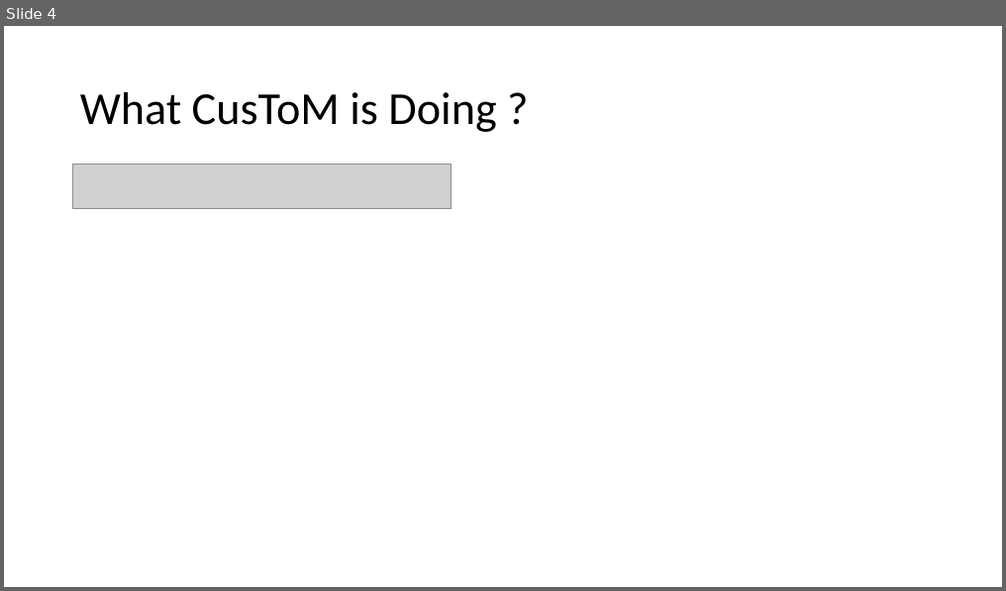
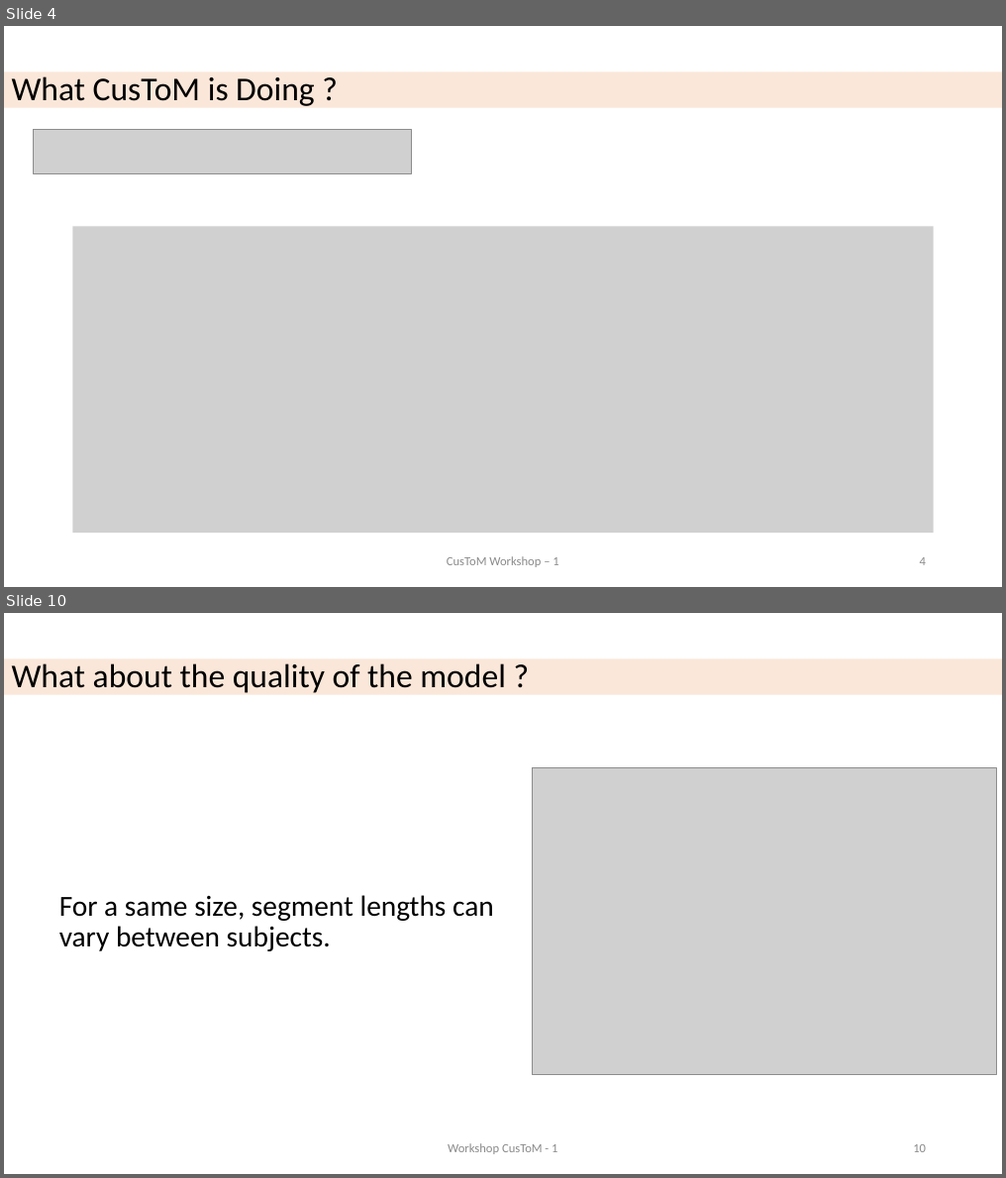
Before and after one commit to cpontonn/CusToM-Workshop, a slide deck: 1_KINEMATICS_AND_GEOMETRICAL_CALIBRATION.pptx. Shown one above the other, each under a label of ours: slide 4 before the commit, slides 4 and 10 after it; the slides between them are not shown. The pictures are 1006x591 and 1006x1178 pixels, drawn with LibreOffice and Linux fonts; fonts in the diff are those of the drawing; grey boxes stand for pictures. Boxes give left, top, right and bottom in pixels: in the first picture for what was removed or moved away, otherwise in the second. Text is boxed around its words. In the diff, an @@ line names an element or a change of style, - is before the commit and + after.

```diff
--- a/1_KINEMATICS_AND_GEOMETRICAL_CALIBRATION.pptx
+++ b/1_KINEMATICS_AND_GEOMETRICAL_CALIBRATION.pptx
@@ slide 10 added at (4, 613, 1002, 1174), background #FFFFFF @@
@@ title added at (4, 659, 1002, 694), fill #ED7D31 at 18% opacity, 32 pt, text #000000 @@
+What about the quality of the model ?
@@ picture added at (533, 768, 997, 1075) @@
@@ text added at (59, 895, 494, 952), 28 pt, text #000000 @@
+For a same size, segment lengths can vary between subjects.
@@ text added at (448, 1144, 557, 1155), 12 pt, text #8C8C8C @@
+Workshop CusToM - 1
@@ page number added at (913, 1145, 926, 1153), 12 pt, text #8C8C8C @@
+10
@@ slide 4 changed as well @@
@@ title "What CusToM is Doing ?": place and size @@
-title "What CusToM is Doing ?" at (80, 92, 496, 132)
+title "What CusToM is Doing ?" at (4, 72, 1002, 107)
@@ title "What CusToM is Doing ?" at (4, 72, 1002, 107): size 44 to 32 pt; fill none to #ED7D31 at 18% opacity @@
@@ picture: place and size @@
-picture at (73, 165, 450, 209)
+picture at (33, 129, 411, 174)
@@ picture added at (73, 227, 934, 534) @@
@@ text added at (447, 557, 558, 568), 12 pt, text #8C8C8C @@
+CusToM Workshop – 1
@@ page number added at (920, 558, 926, 566), 12 pt, text #8C8C8C @@
+4
```
Also in this commit, not shown: 4 other slides changed, 14 other slides added, 5 slides removed, 57 other files.
